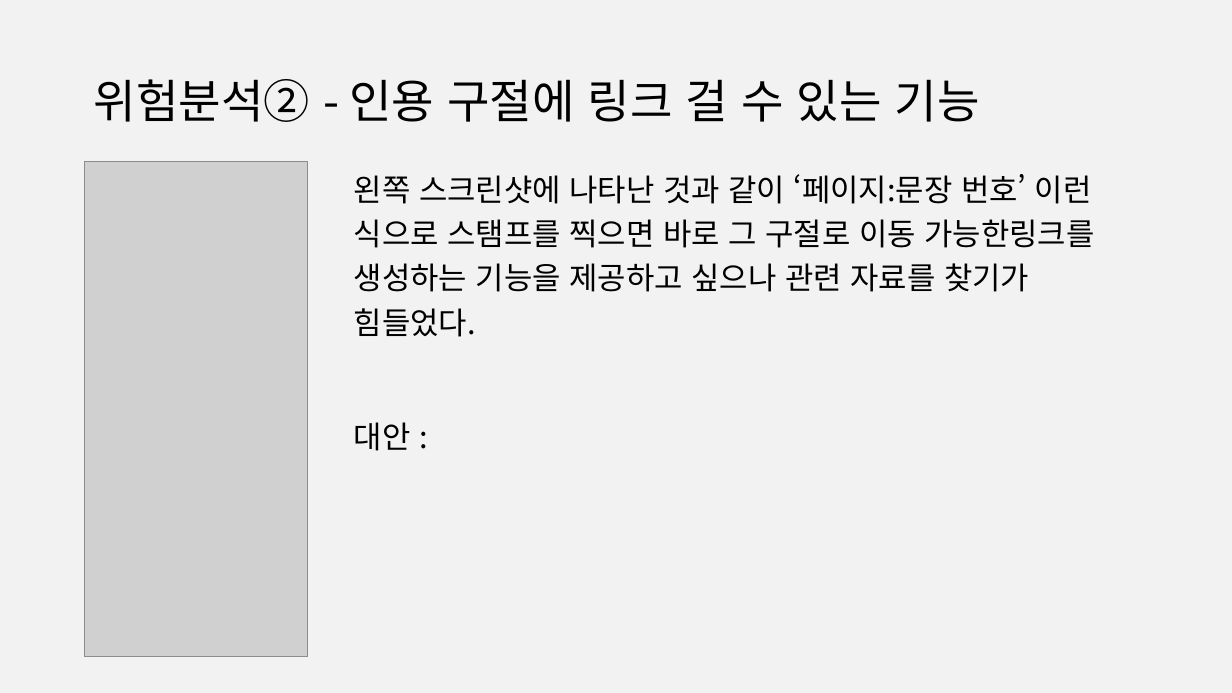
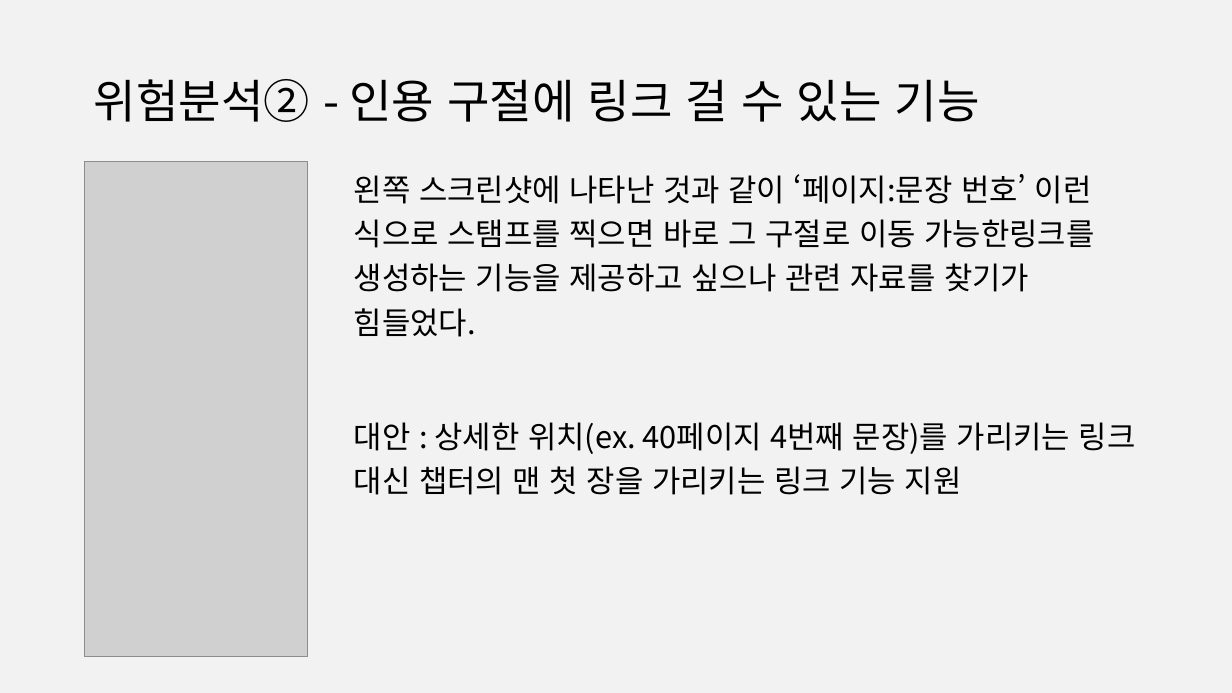
Before and after one commit to 888pocket/social-readbook-app, a slide deck: slide 18 of 보고서/사용자인터페이스(나) 제안발표ppt_3code.pptx. Drawn at 1232x693 pixels with LibreOffice and Linux fonts; fonts in the diff are those of the drawing; grey boxes stand for pictures. Boxes give left, top, right and bottom in pixels: in the first picture for what was removed or moved away, otherwise in the second. Text is boxed around its words. In the diff, an @@ line names an element or a change of style, - is before the commit and + after.

```diff
--- a/보고서/사용자인터페이스(나) 제안발표ppt_3code.pptx
+++ b/보고서/사용자인터페이스(나) 제안발표ppt_3code.pptx
@@ text at <box>354,422,1136,495</box>: text changed @@
-대안 :
+대안 : 상세한 위치(ex. 40페이지 4번째 문장)를 가리키는 링크 대신 챕터의 맨 첫 장을 가리키는 링크 기능 지원
```
Also in this commit, not shown: 1 other slide changed.
